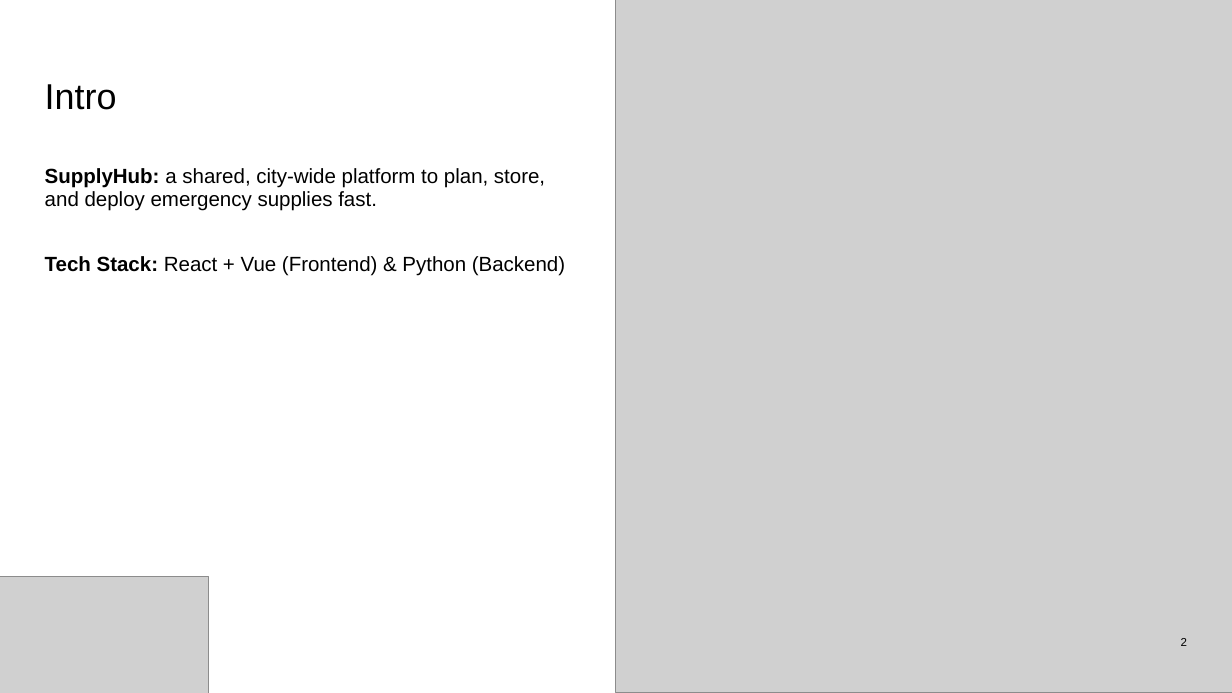
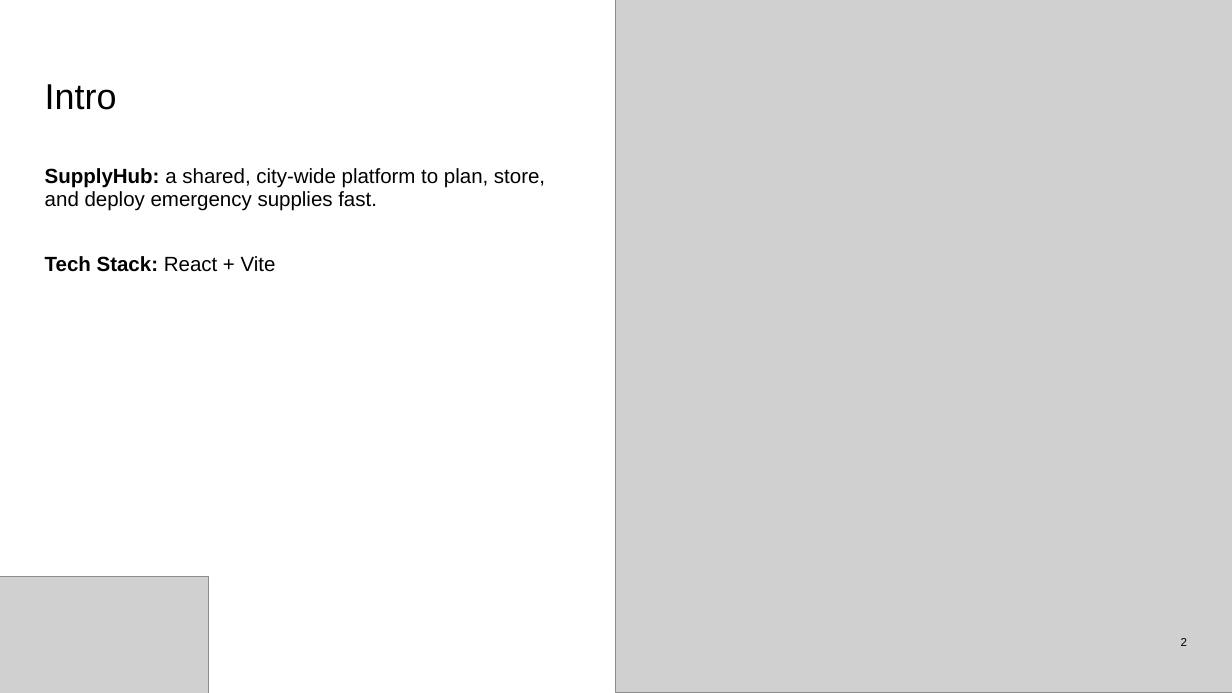
Before and after one commit to homo-iocus/hackathon-for-crisis-app-for-gaap-aoz-challenge, a slide deck: slide 2 of pitch/SupplyHub Presentation.pptx. Drawn at 1232x693 pixels with LibreOffice and Linux fonts; fonts in the diff are those of the drawing; grey boxes stand for pictures; background and template pictures are left out. Boxes give left, top, right and bottom in pixels: in the first picture for what was removed or moved away, otherwise in the second. Text is boxed around its words. In the diff, an @@ line names an element or a change of style, - is before the commit and + after.

Commit message:
Upload Presentation

```diff
--- a/pitch/SupplyHub Presentation.pptx
+++ b/pitch/SupplyHub Presentation.pptx
@@ text at <box>45,256,276,272</box>: text changed; bold on @@
-Tech Stack: React + Vue (Frontend) & Python (Backend)
+Tech Stack: React + Vite
```
Also in this commit, not shown: 1 other file.
